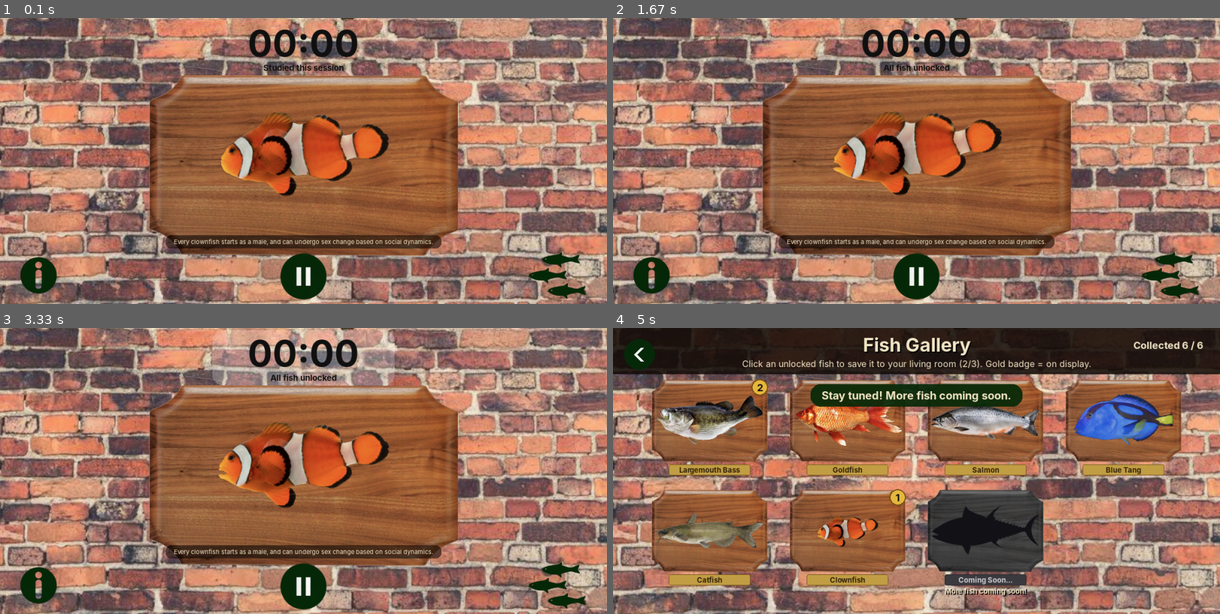
Above: before the commit, frames 1-4 (two rows, left to right).
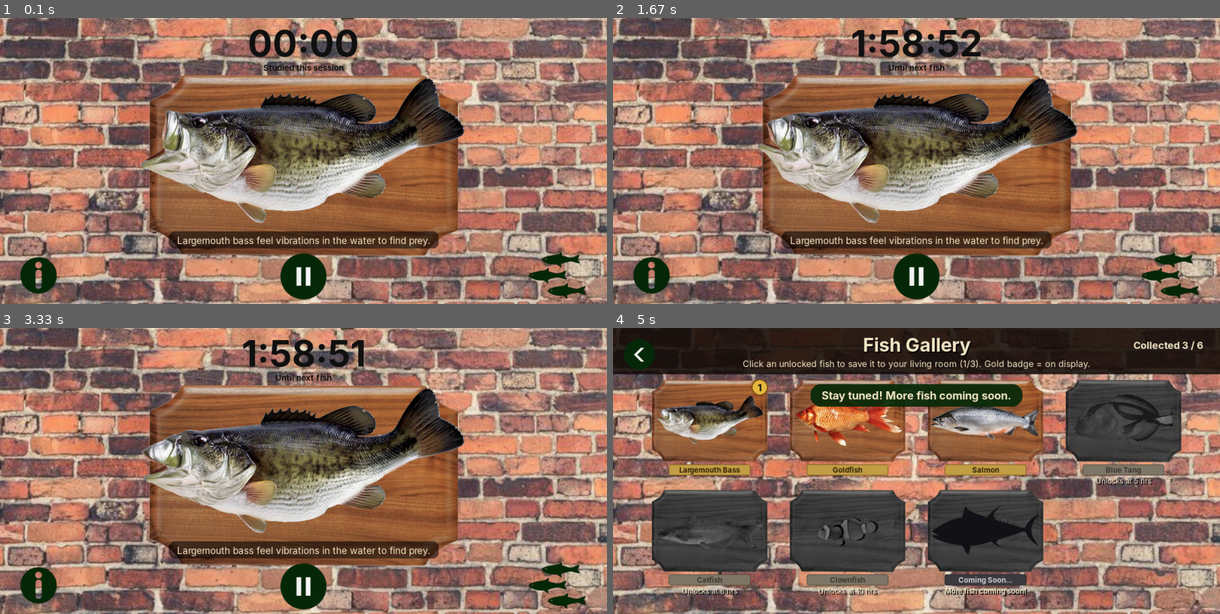
Above: after the commit, the same moments.

Repository: MehelGupta/HowdyHack2026
Game: pygame game, started from GAMECODE.py
Two runs of this game, one before a commit and one after it. Both use one fixed random seed, a clock stepped at 60 frames per second and the inputs below.
Inputs (mouse positions are in pixels of both pictures, inside the frame that each line leads up to):
- Up to frame 1 (0.1 s): no input
- Up to frame 2 (1.67 s): click "00:00" at 0.38 s; tap Space at 0.67 s; press the mouse at (977, 223) at 1.03 s; move the mouse to (849, 169) at 1.13 s; release the mouse at (728, 118) at 1.27 s; press the mouse at (776, 98) at 1.37 s; move the mouse to (867, 95) at 1.47 s; release the mouse at (958, 95) at 1.6 s
- Up to frame 3 (3.33 s): press the mouse at (36, 585) at 1.7 s; move the mouse to (115, 556) at 1.8 s; release the mouse at (188, 525) at 1.93 s; press the mouse at (24, 353) at 2.03 s; move the mouse to (133, 433) at 2.13 s; release the mouse at (242, 516) at 2.27 s; press the mouse at (36, 585) at 2.37 s; move the mouse to (66, 559) at 2.47 s; release the mouse at (97, 533) at 2.6 s; click (406, 390) at 2.72 s; press the mouse at (24, 353) at 3.03 s; move the mouse to (194, 359) at 3.13 s; release the mouse at (364, 365) at 3.27 s
- Up to frame 4 (5 s): press the mouse at (1171, 585) at 3.37 s; move the mouse to (1116, 499) at 3.47 s; release the mouse at (1062, 416) at 3.6 s; press the mouse at (1116, 410) at 3.7 s; move the mouse to (1068, 428) at 3.8 s; release the mouse at (1025, 448) at 3.93 s; click "Goldfish" at 4.05 s; click "Salmon" at 4.38 s; click "Coming Soon..." at 4.72 s

The runs differ from the first frame. In frame 1, 16% of the frame differs, in the area x 23-77%, y 20-81%; in frame 2, 17%; in frame 3, 20%, in the area x 23-77%, y 0-81%; in frame 4, 18%.

Commit message:
fixed readme file

Diff:
--- a/GAMECODE.py
+++ b/GAMECODE.py
@@ -652,10 +652,6 @@
     screen.blit(a.bg, (0, 0))
 
     # Timer: counts UP (this session) by default, or DOWN to the next fish when toggled
-    if TIMER_RECT.collidepoint(pygame.mouse.get_pos()):  # soft highlight so it feels clickable
-        hl = pygame.Surface(TIMER_RECT.size, pygame.SRCALPHA)
-        pygame.draw.rect(hl, (255, 255, 255, 60), hl.get_rect(), border_radius=18)
-        screen.blit(hl, TIMER_RECT)
     if countdown:
         hrs = prog.hours_to_next()
         secs = 0 if hrs is None else math.ceil(hrs * 3600)  # round up so 0:00 lands exactly on the unlock
@@ -673,13 +669,8 @@
     active_idx = prog.active_fish
     frames = a.fish[active_idx].big
     idx = mouth_index(music, len(frames), mouth_t / 0.18)
-    if music is not None and music.is_playing and music.base_bpm > 0:
-        bob = -math.sin(music.beat_phase() * math.pi) * 8  # hops up on each beat
-    else:
-        bob = math.sin(t * 2.0) * 5
-    ang = math.sin(t * 1.3) * 1.5
-    img = pygame.transform.rotozoom(frames[idx], ang, 1.0)
-    screen.blit(img, img.get_rect(center=(W // 2, 240 + bob)))
+    img = frames[idx]
+    screen.blit(img, img.get_rect(center=(W // 2, 240)))
 
     # One-line fun fact on the lower edge of the board
     fact = FISH[active_idx]["fact"]
--- a/save.json
+++ b/save.json
@@ -1 +1 @@
-{"total": 36044.72000000269, "max_session": 29078.18199999577, "honors": ["Deep Focus", "Goldfish Friend", "Marathon Swimmer", "Super Fish"], "favorites": [5, 0, 2]}
+{"total": 10867.355999999018, "max_session": 10863.054999999018, "honors": ["Goldfish Friend", "Deep Focus", "Marathon Swimmer"], "favorites": [0, 1, 2]}
Not shown, changed: README.md
